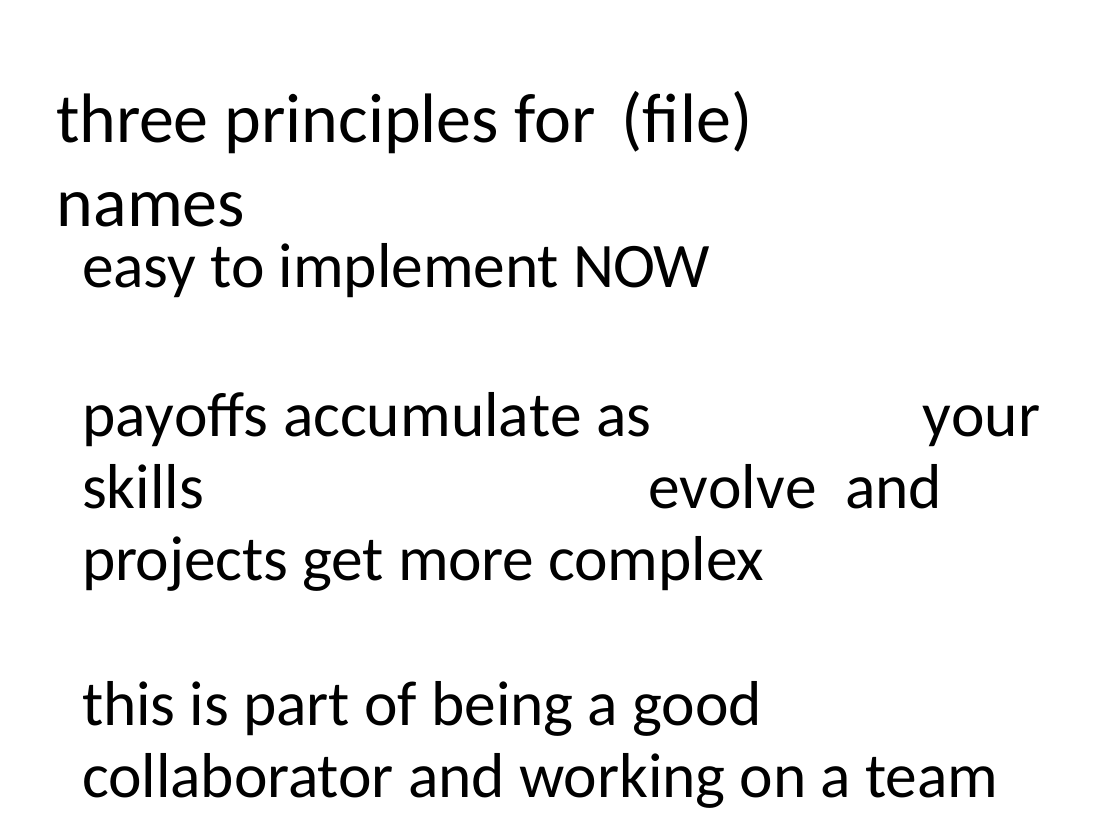
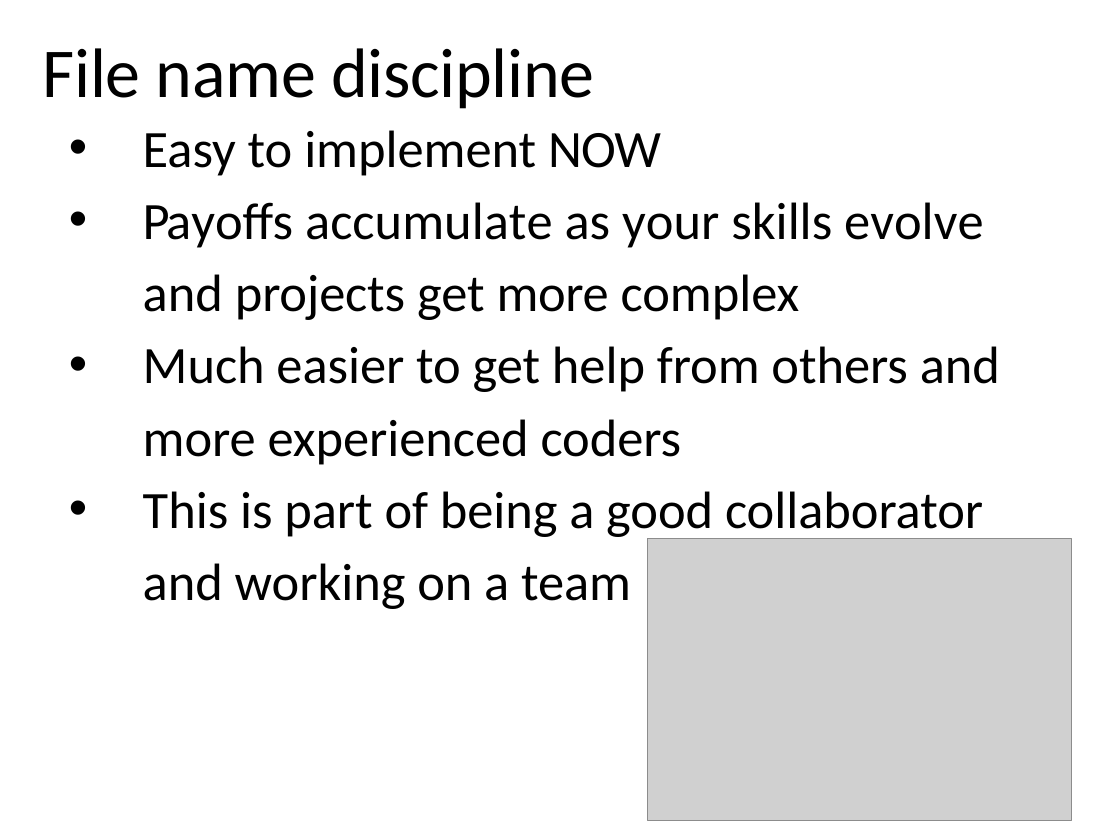
Before and after one commit to cmgienger/rmd_best_practices, a slide deck: slide 24 of 0-best-practices.pptx. Drawn at 1120x840 pixels with LibreOffice and Linux fonts; fonts in the diff are those of the drawing; grey boxes stand for pictures. Boxes give left, top, right and bottom in pixels: in the first picture for what was removed or moved away, otherwise in the second. Text is boxed around its words. In the diff, an @@ line names an element or a change of style, - is before the commit and + after.

Commit message:
updated presentation

```diff
--- a/0-best-practices.pptx
+++ b/0-best-practices.pptx
@@ title at <box>43,48,594,109</box>: text changed @@
-three principles for (file) names
+File name discipline
@@ text at <box>143,130,1000,609</box>: text changed; size 58 to 48 pt @@
-easy to implement NOW
-payoffs accumulate as your skills evolve and projects get more complex
-this is part of being a good collaborator and working on a team
+• Easy to implement NOW
+• Payoffs accumulate as your skills evolve and projects get more complex
+• Much easier to get help from others and more experienced coders
+• This is part of being a good collaborator and working on a team
@@ picture added at <box>648,538,1072,820</box> @@
```
Also in this commit, not shown: 13 other slides changed.
